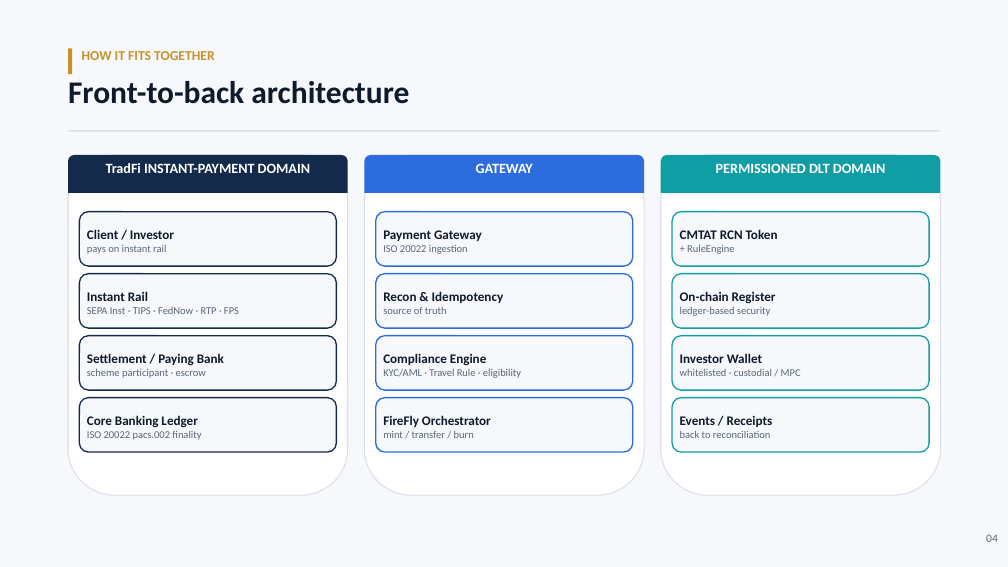
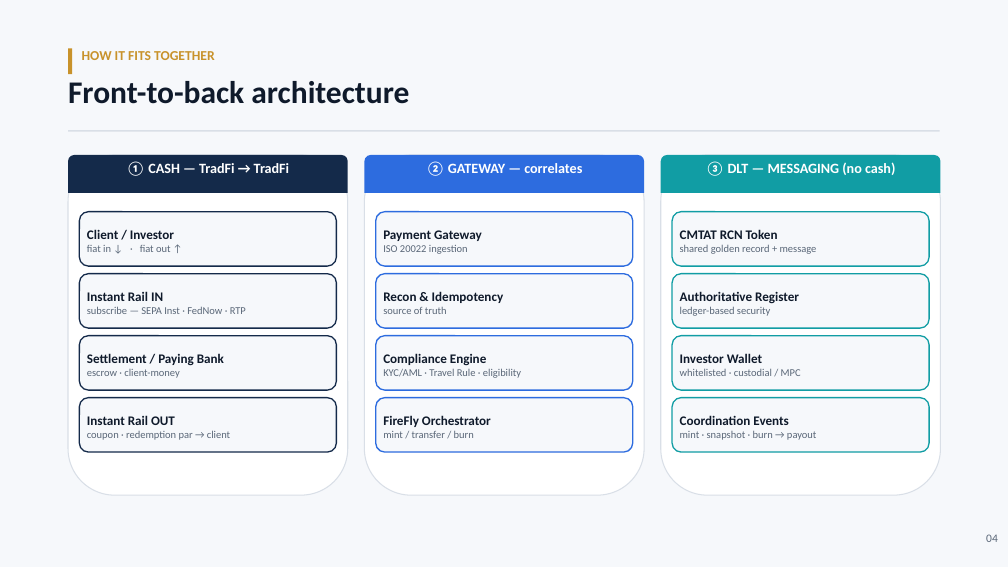
Before and after one commit to NewmanTech27/rcn-cmtat-firefly-gateway, a slide deck: slide 4 of RCN-CMTAT-FireFly-Gateway.pptx. Drawn at 1008x567 pixels with LibreOffice and Linux fonts; fonts in the diff are those of the drawing. Boxes give left, top, right and bottom in pixels: in the first picture for what was removed or moved away, otherwise in the second. Text is boxed around its words. In the diff, an @@ line names an element or a change of style, - is before the commit and + after.

```diff
--- a/RCN-CMTAT-FireFly-Gateway.pptx
+++ b/RCN-CMTAT-FireFly-Gateway.pptx
@@ text at <box>126,161,289,176</box>: text changed @@
-TradFi INSTANT-PAYMENT DOMAIN
+① CASH — TradFi → TradFi
@@ text at <box>426,161,582,176</box>: text changed @@
-GATEWAY
+② GATEWAY — correlates
@@ text at <box>706,161,895,176</box>: text changed @@
-PERMISSIONED DLT DOMAIN
+③ DLT — MESSAGING (no cash)
@@ text at <box>87,245,171,252</box>: text changed @@
-pays on instant rail
+fiat in ↓ · fiat out ↑
@@ text at <box>680,245,817,254</box>: text changed @@
-+ RuleEngine
+shared golden record + message
@@ text at <box>87,291,246,314</box>: text changed @@
-Instant Rail
-SEPA Inst · TIPS · FedNow · RTP · FPS
+Instant Rail IN
+subscribe — SEPA Inst · FedNow · RTP
@@ text at <box>680,291,799,304</box>: text changed @@
-On-chain Register
+Authoritative Register
@@ text at <box>87,369,179,378</box>: text changed @@
-scheme participant · escrow
+escrow · client-money
@@ text at <box>87,415,230,440</box>: text changed @@
-Core Banking Ledger
-ISO 20022 pacs.002 finality
+Instant Rail OUT
+coupon · redemption par → client
@@ text at <box>680,415,816,440</box>: text changed @@
-Events / Receipts
-back to reconciliation
+Coordination Events
+mint · snapshot · burn → payout
```
Also in this commit, not shown: 3 other slides changed, 2 other files.
